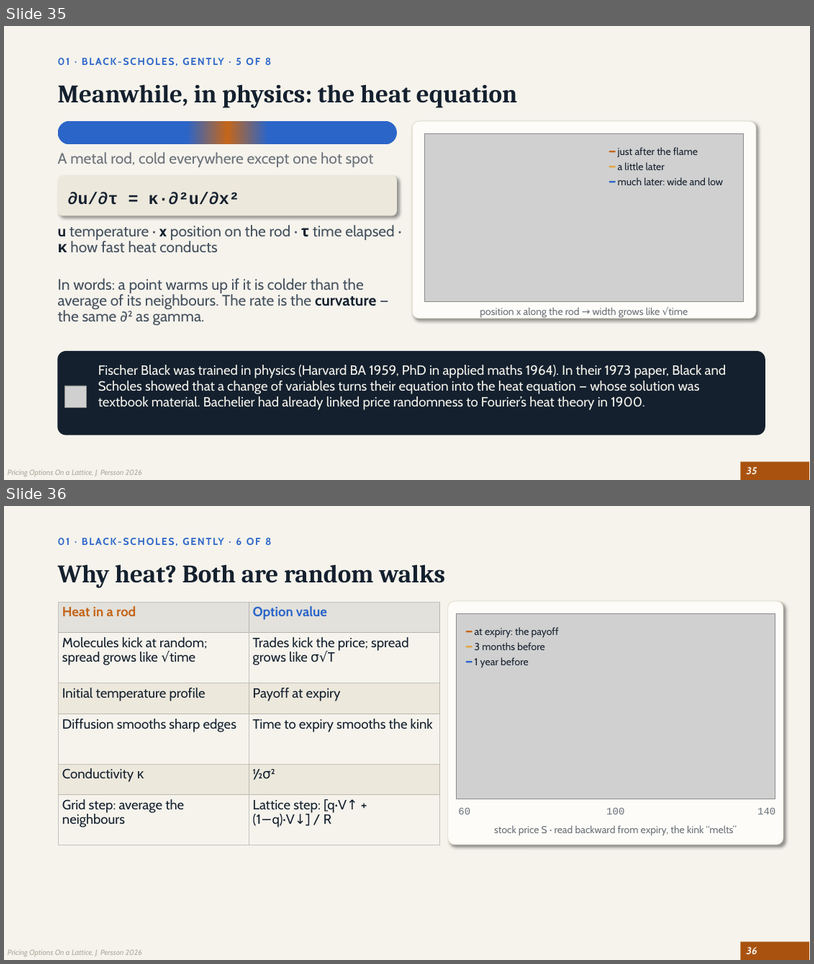
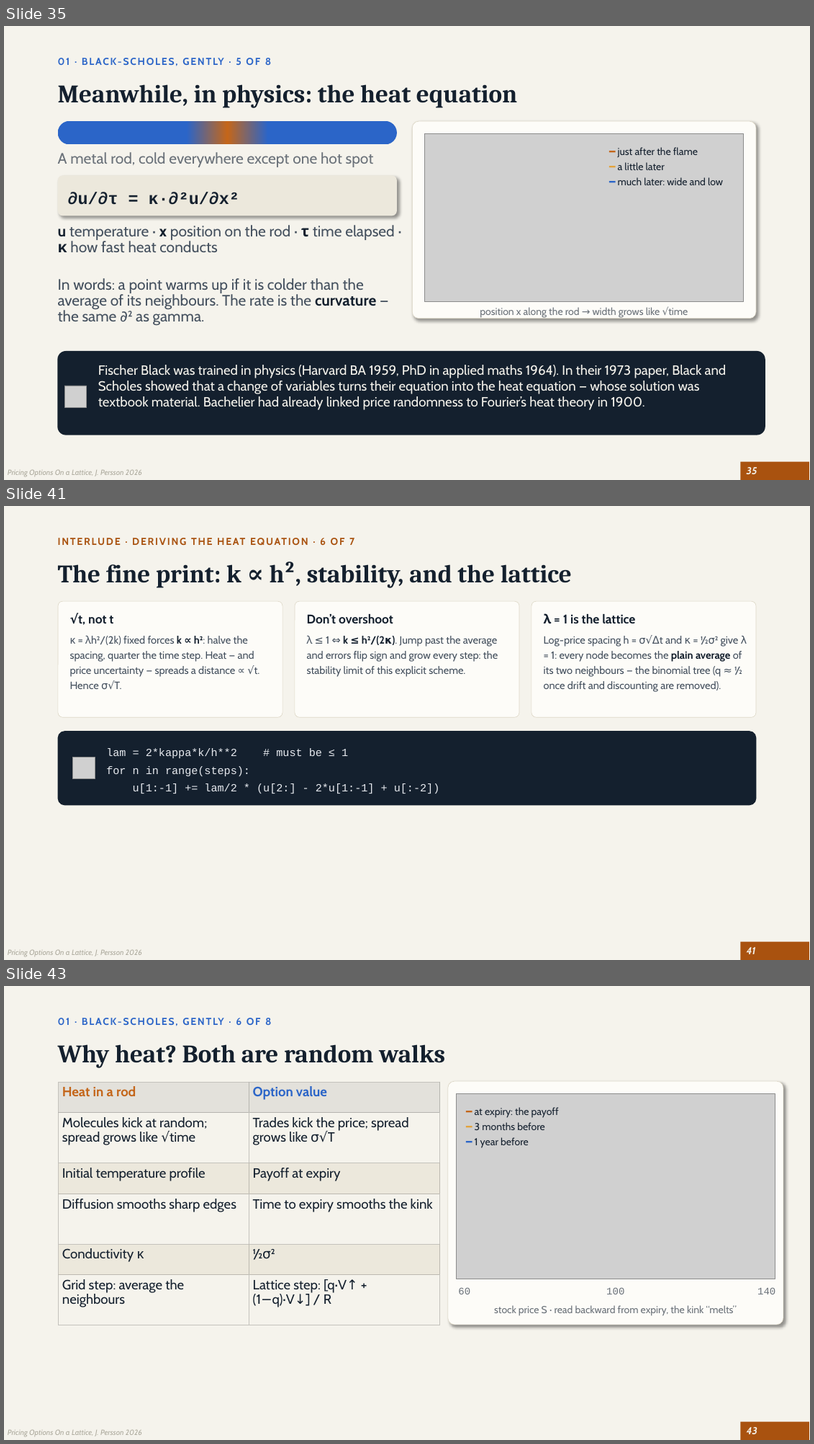
Before and after one commit to johan162/EduMatcher, a slide deck: docs/presentations/finance/Option Pricing on a Lattice.pptx. Shown one above the other, each under a label of ours: slides 35 and 36 before the commit, slides 35, 41 and 43 after it; the slides between them are not shown. The pictures are 814x964 and 814x1444 pixels, drawn with LibreOffice and Linux fonts; fonts in the diff are those of the drawing; grey boxes stand for pictures. Boxes give left, top, right and bottom in pixels: in the first picture for what was removed or moved away, otherwise in the second. Text is boxed around its words. In the diff, an @@ line names an element or a change of style, - is before the commit and + after.

```diff
--- a/docs/presentations/finance/Option Pricing on a Lattice.pptx
+++ b/docs/presentations/finance/Option Pricing on a Lattice.pptx
@@ slide 41 added at [4,506,810,960], background #F5F3EC; not listed: 2 template elements that a slide beside it also shows @@
@@ text added at [320,538,355,545], 12 pt, text #A9520F, bold @@
+INTERLUDE · DERIVING THE HEAT EQUATION · 6 OF 7
@@ title added at [58,561,572,587], 30 pt, text #14202E, bold @@
+The fine print: k ∝ h², stability, and the lattice
@@ rounded rectangle added at [58,601,283,717], fill #FDFCF8, outline #DDD7C6 0.5 pt @@
@@ rounded rectangle added at [295,601,520,717], fill #FDFCF8, outline #DDD7C6 0.5 pt @@
@@ rounded rectangle added at [532,601,757,717], fill #FDFCF8, outline #DDD7C6 0.5 pt @@
@@ text added at [544,613,635,623], 15 pt, text #14202E, bold @@
+λ = 1 is the lattice
@@ text added at [78,615,113,625], 15 pt, text #14202E, bold @@
+√t, not t
@@ text added at [307,614,394,623], 15 pt, text #14202E, bold @@
+Don’t overshoot
@@ text added at [544,635,748,692], 12.5 pt, text #44505E @@
+Log-price spacing h = σ√Δt and κ = ½σ² give λ = 1: every node becomes the plain average of its two neighbours — the binomial tree (q ≈ ½ once drift and discounting are removed).
@@ text added at [70,636,260,689], 12.5 pt, text #44505E @@
+κ = λh²/(2k) fixed forces k ∝ h²: halve the spacing, quarter the time step. Heat — and price uncertainty — spreads a distance ∝ √t. Hence σ√T.
@@ text added at [307,636,498,677], 12.5 pt, text #44505E @@
+λ ≤ 1 ⇔ k ≤ h²/(2κ). Jump past the average and errors flip sign and grow every step: the stability limit of this explicit scheme.
@@ rounded rectangle added at [58,731,757,806], fill #14202E @@
@@ picture added at [73,757,95,779] @@
@@ text added at [106,748,440,793], 13 pt, text #E6E9EE @@
+lam = 2*kappa*k/h**2 # must be ≤ 1
+for n in range(steps):
+u[1:-1] += lam/2 * (u[2:] - 2*u[1:-1] + u[:-2])
@@ what was slide 36 is now slide 43 @@
@@ page number at [747,1427,758,1434]: text changed @@
-36
+43
```
Also in this commit, not shown: 6 other slides added, 2 other files.
